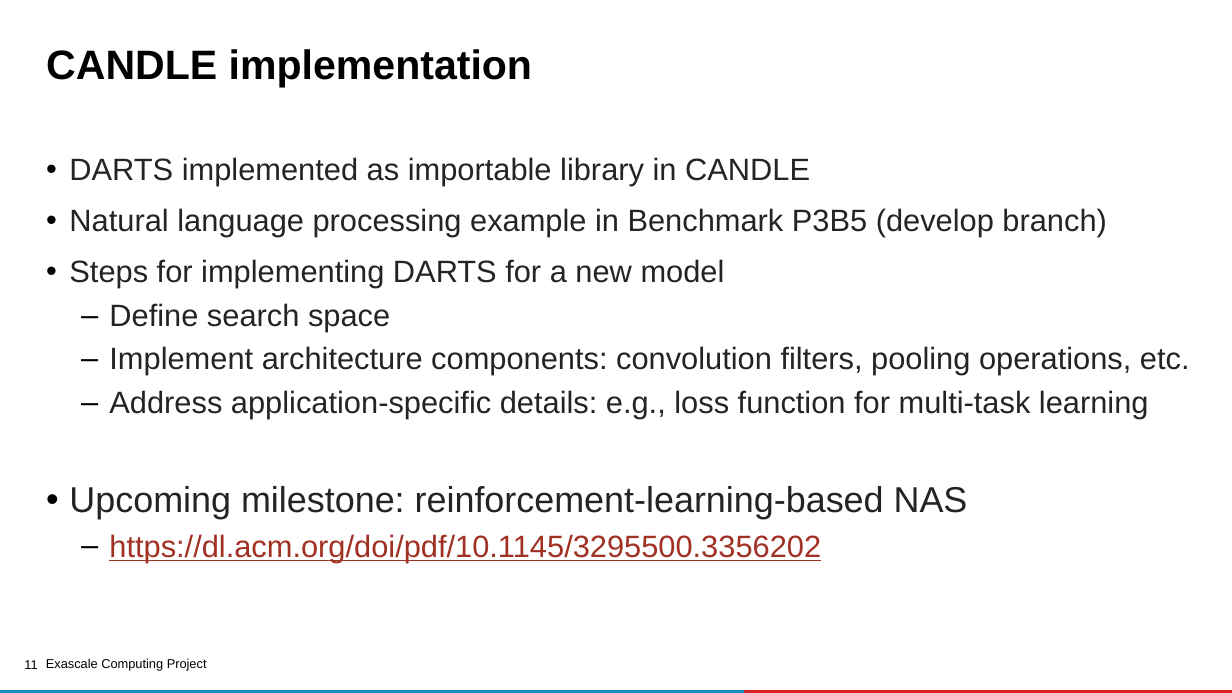
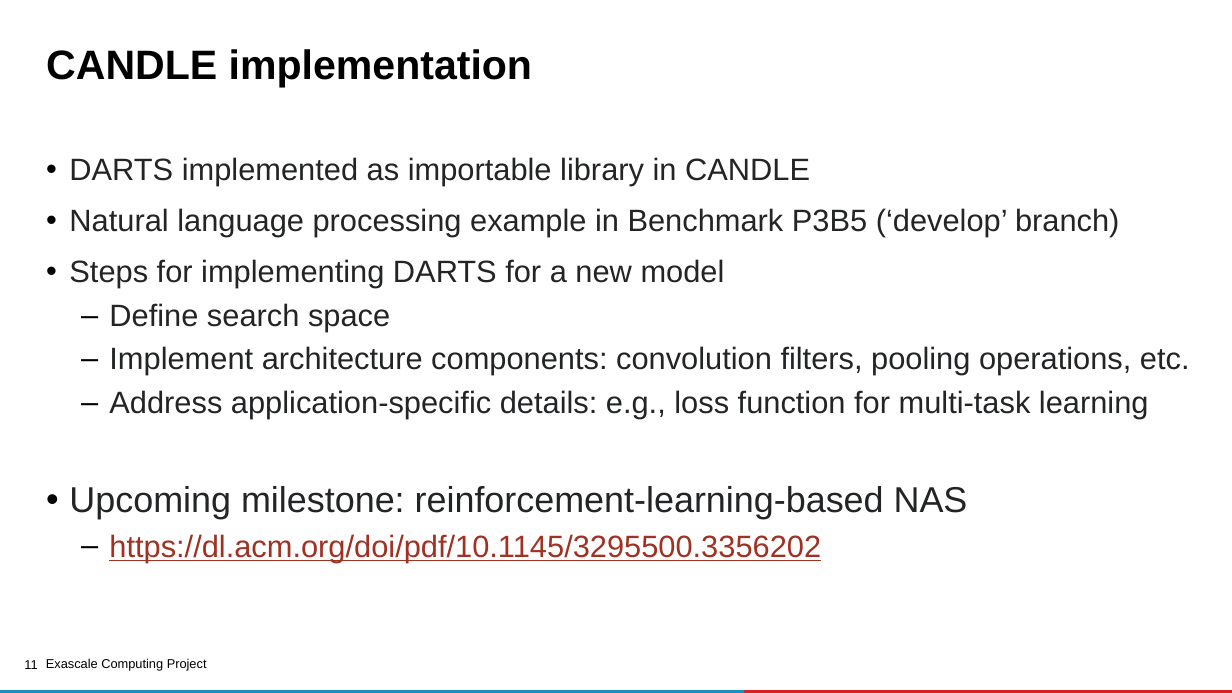
Before and after one commit to ECP-CANDLE/Tutorials, a slide deck: slide 11 of 2020/ECP/slides/05-nas.pptx. Drawn at 1232x693 pixels with LibreOffice and Linux fonts; fonts in the diff are those of the drawing; background and template pictures are left out. Boxes give left, top, right and bottom in pixels: in the first picture for what was removed or moved away, otherwise in the second. Text is boxed around its words. In the diff, an @@ line names an element or a change of style, - is before the commit and + after.

```diff
--- a/2020/ECP/slides/05-nas.pptx
+++ b/2020/ECP/slides/05-nas.pptx
@@ text at box(69, 208, 1119, 237): text changed @@
-• Natural language processing example in Benchmark P3B5 (develop branch)
+• Natural language processing example in Benchmark P3B5 (‘develop’ branch)
```
Also in this commit, not shown: 5 other slides changed, 1 other file.
